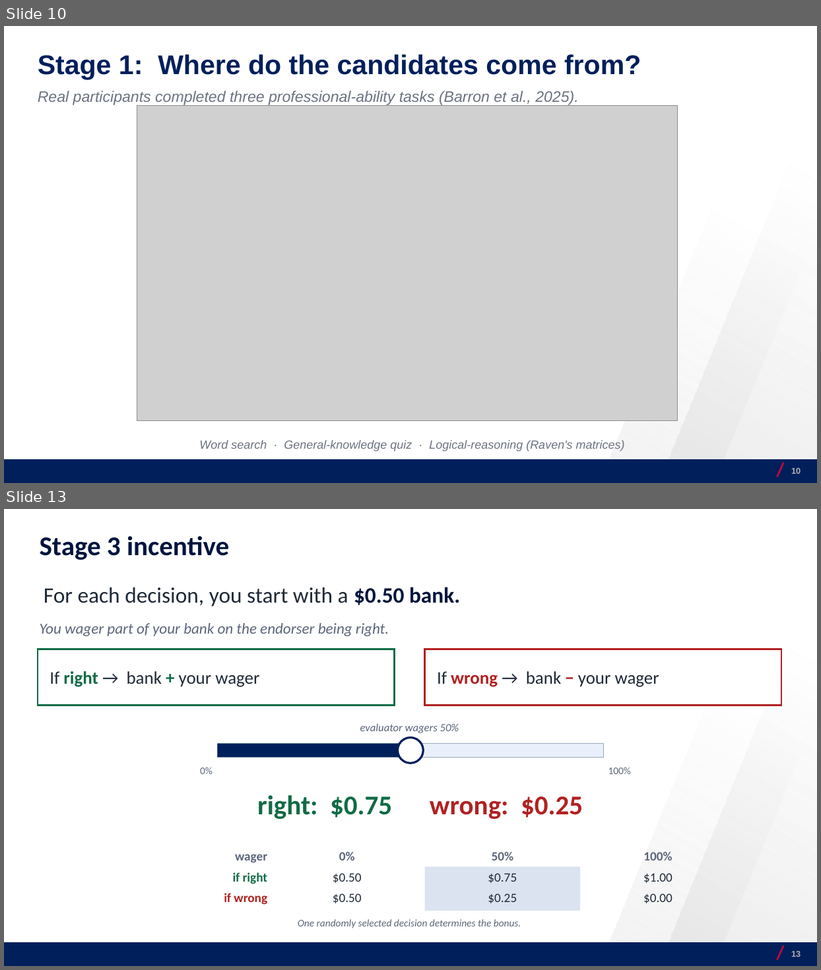
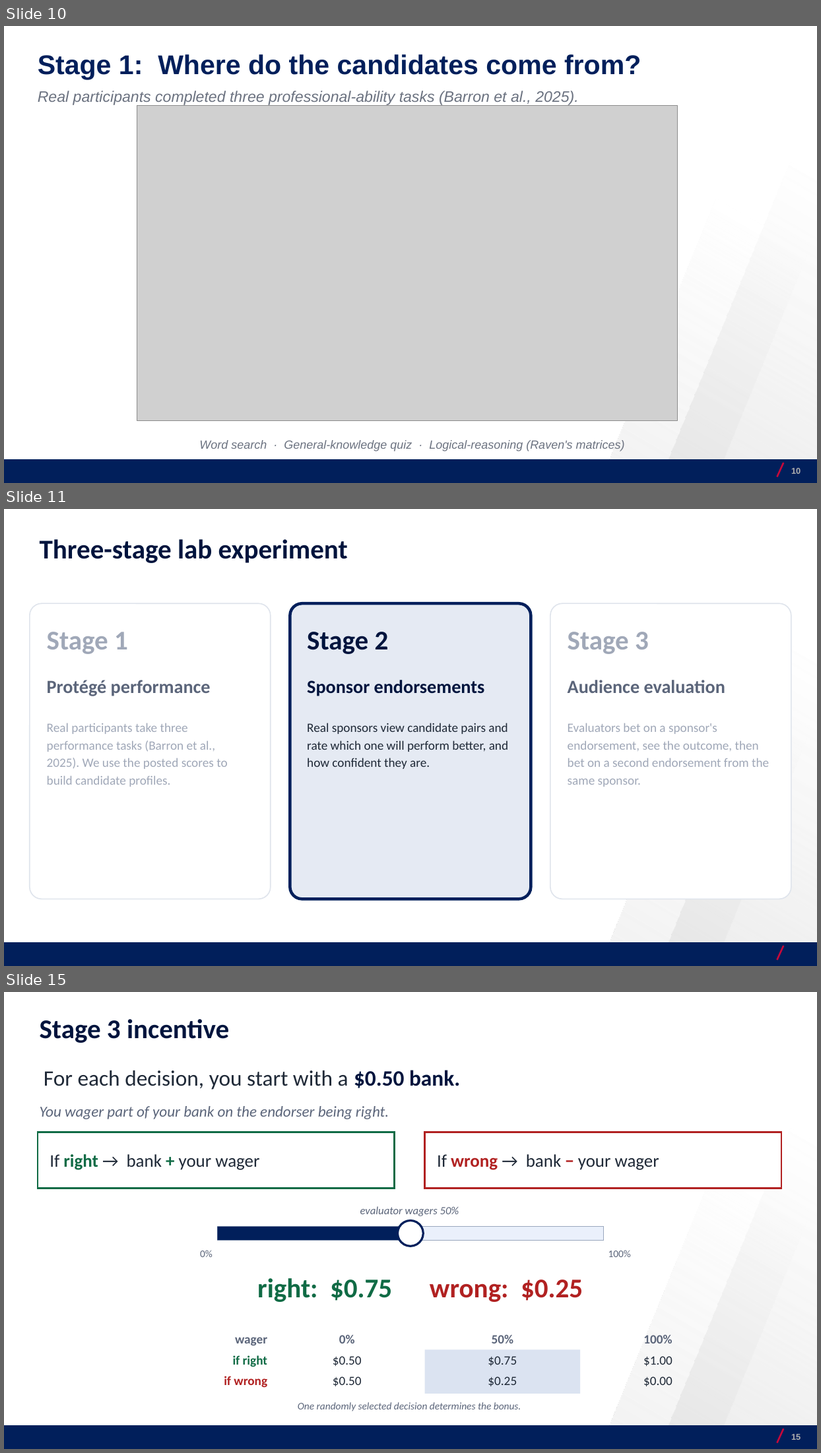
Before and after one commit to josecerv/sponsorship-network, a slide deck: docs/UChicago-0410.pptx. Shown one above the other, each under a label of ours: slides 10 and 13 before the commit, slides 10, 11 and 15 after it; the slides between them are not shown. The pictures are 821x970 and 821x1453 pixels, drawn with LibreOffice and Linux fonts; fonts in the diff are those of the drawing; grey boxes stand for pictures; background and template pictures are left out. Boxes give left, top, right and bottom in pixels: in the first picture for what was removed or moved away, otherwise in the second. Text is boxed around its words. In the diff, an @@ line names an element or a change of style, - is before the commit and + after.

```diff
--- a/docs/UChicago-0410.pptx
+++ b/docs/UChicago-0410.pptx
@@ slide 11 added at (4, 509, 817, 966), background #FFFFFF; not listed: 4 template elements that a slide beside it also shows @@
@@ text added at (40, 539, 348, 563), 32 pt, text #00143D, bold @@
+Three-stage lab experiment
@@ rounded rectangle added at (30, 603, 271, 900), fill #FFFFFF, outline #DFE4EC 1.25 pt @@
@@ rounded rectangle added at (290, 603, 531, 900), fill #E5EAF3, outline #011F5B 3.5 pt @@
@@ rounded rectangle added at (550, 603, 791, 900), fill #FFFFFF, outline #DFE4EC 1.25 pt @@
@@ text added at (47, 632, 128, 654), 32 pt, text #A0A8B8, bold @@
+Stage 1
@@ text added at (307, 632, 389, 654), 32 pt, text #00143D, bold @@
+Stage 2
@@ text added at (568, 632, 649, 654), 32 pt, text #A0A8B8, bold @@
+Stage 3
@@ text added at (47, 680, 211, 696), 22 pt, text #5B657A, bold @@
+Protégé performance
@@ text added at (307, 680, 485, 696), 22 pt, text #00143D, bold @@
+Sponsor endorsements
@@ text added at (568, 680, 725, 693), 22 pt, text #5B657A, bold @@
+Audience evaluation
@@ text added at (47, 723, 227, 787), 15 pt, text #A0A8B8 @@
+Real participants take three performance tasks (Barron et al., 2025). We use the posted scores to build candidate profiles.
@@ text added at (307, 723, 508, 769), 15 pt, text #1F2937 @@
+Real sponsors view candidate pairs and rate which one will perform better, and how confident they are.
@@ text added at (568, 723, 769, 787), 15 pt, text #A0A8B8 @@
+Evaluators bet on a sponsor's endorsement, see the outcome, then bet on a second endorsement from the same sponsor.
@@ what was slide 13 is now slide 15 @@
@@ page number at (791, 1434, 801, 1440): text changed @@
-13
+15
```
Also in this commit, not shown: 6 slides changed, 1 other slide added, 4 other files.
